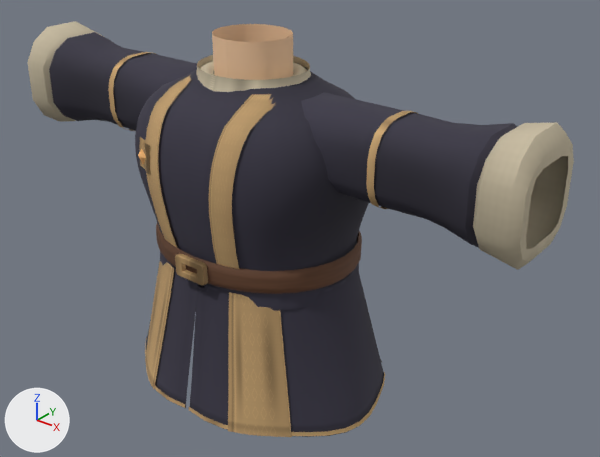
Renders of the glTF model src/assets/models/wardrobe/classes/modular/traje_clerigo_forja.glb from each side of a commit.
One viewpoint serves both versions: a 50 mm camera at (1.376, -1.533, 1.795) aimed at (0.102, 0.059, 0.808). Arrows for +X, +Y and +Z are at lower left; the lights stay in place. The picture after the commit comes second. Vertices at exactly the same position are counted once.

Names of what the first picture shows: 'medieval-sleeve-l', 'medieval-sleeve-r', 'medieval-tunic', 'suit-upperarm-l' and 1 more.
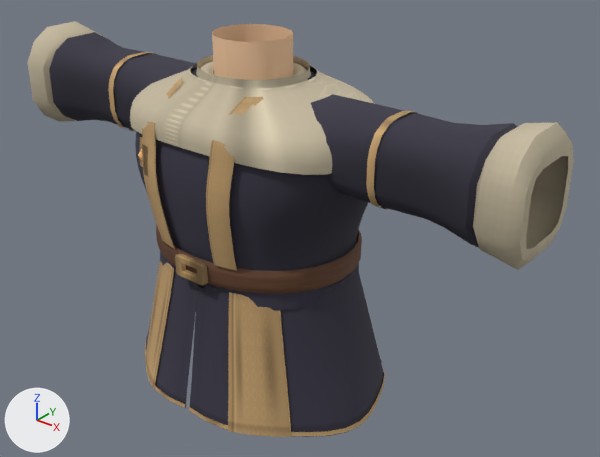
Changed parts and their boxes (x1, y1, x2, y2) in the pictures (600 x 457 px; the box of a moved part takes in the faces that stretch with it):
'medieval-tunic', reshaped
    before: (135, 24, 385, 437)
    after: (130, 24, 385, 437)
part 1 of me_medieval_tunic, rebuilt
    before: (145, 70, 197, 247)
    after: (142, 70, 194, 249)
part 2 of me_medieval_tunic, rebuilt
    before: (209, 94, 275, 269)
    after: (206, 97, 263, 271)
part 3 of me_medieval_tunic, added
    after: (130, 64, 374, 175)
part 4 of me_medieval_tunic, moved or reshaped
    before: (135, 91, 185, 178)
    after: (135, 131, 185, 178)

Diff of the bpy script that builds the scene:
```diff
--- a/src/assets/models/wardrobe/classes/modular/traje_clerigo_forja.glb.py
+++ b/src/assets/models/wardrobe/classes/modular/traje_clerigo_forja.glb.py
@@ me_medieval_tunic @@
 # used by ob_medieval_tunic; location = (0.0, 0.0, 0.0)
-me_medieval_tunic.from_pydata(...)  # 2864 vertices, 4976 faces; spans x -0.395..0.395, y -0.307..0.304, z 0.35..1.335
+me_medieval_tunic.from_pydata(...)  # 3161 vertices, 5488 faces; spans x -0.395..0.395, y -0.307..0.304, z 0.35..1.335
+# me_medieval_tunic part 1: the loose piece of 112 vertices spanning x -0.163..-0.07, y -0.263..-0.006, z 0.81..1.225 is rebuilt with 112 vertices and now spans x -0.163..-0.07, y -0.272..-0.033, z 0.81..1.225
+# me_medieval_tunic part 2: the loose piece of 112 vertices spanning x 0.07..0.163, y -0.263..-0.006, z 0.81..1.225 is rebuilt with 112 vertices and now spans x 0.07..0.163, y -0.272..-0.033, z 0.81..1.225
+# me_medieval_tunic part 3: a new loose piece of 297 vertices spanning x -0.346..0.346, y -0.261..0.261, z 1.072..1.24, in mat_linen
+# me_medieval_tunic part 4
+# 2 vertices are removed from x -0.16, y -0.256..-0.239, z 1.045
+# 8 faces are deleted
+# 30 vertices in x -0.335..-0.081, y -0.252..0.252, z 1.038..1.151 move by (0.001, 0.0, 0.0)
+# 24 vertices in x -0.151..-0.125, y -0.258..-0.242, z 1.008..1.082 move by (0.0, -0.009, 0.0)
+# 17 vertices in x -0.313..-0.198, y -0.219..0.219, z 1.066..1.122 move by (0.002, 0.0, 0.0)
+# 12 vertices in x -0.333..-0.279, y -0.155..0.155, z 1.066..1.094 move by (0.003, 0.0, 0.0)
+# 6 vertices move from x -0.273..-0.143, y -0.251..0.1, z 1.05..1.151 to x -0.273..-0.143, y -0.259..0.1, z 1.05..1.151
+# 2 vertices are added at (-0.16, -0.255, 1.045), (-0.16, -0.238, 1.045)
+# 8 new faces join them, mat_gem (orange #ffc17a)
+# other edits to the shape of me_medieval_tunic do not show in these pictures
 me_medieval_tunic.materials.append(mat_tunic)
```
